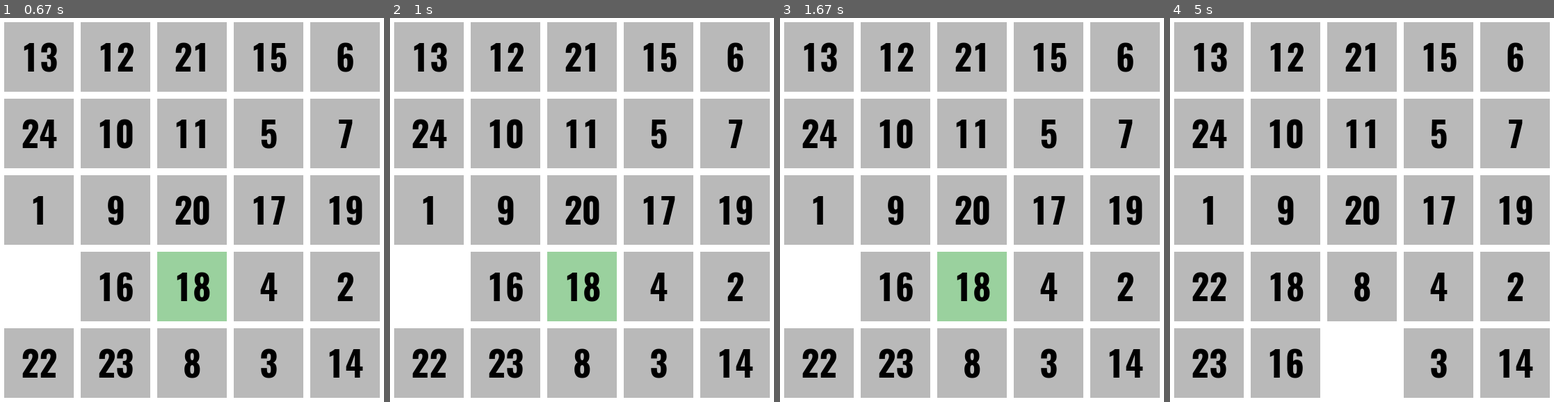
Above: before the commit, frames 1-4 (left to right).
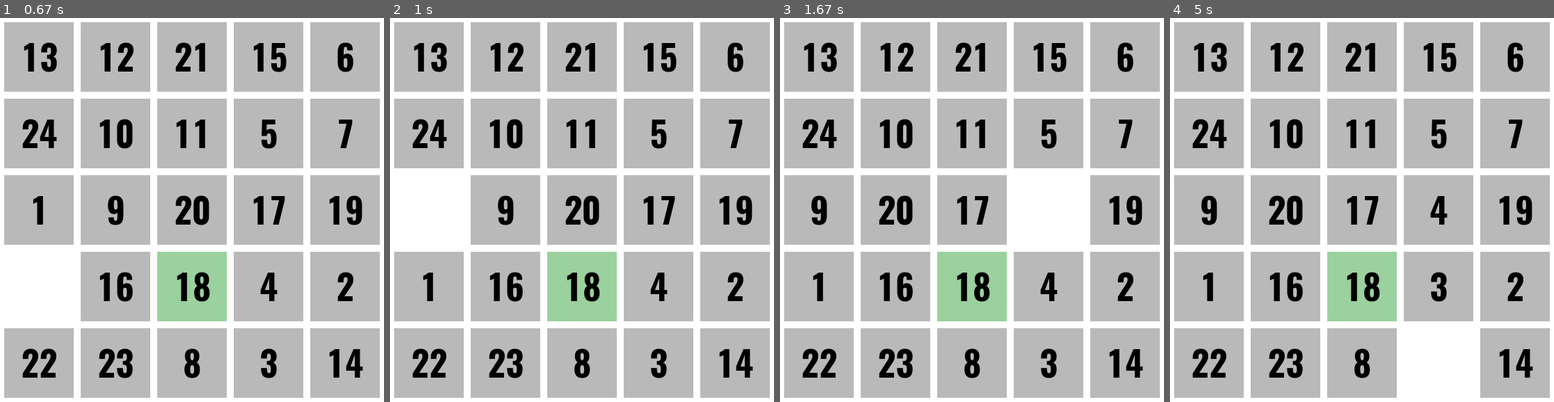
Above: after the commit, the same moments.

Repository: jiricodes/pygame_tests
Game: pygame game, started from n_puzzle/npuzzle.py
Two runs of this game, one before a commit and one after it. Both use one fixed random seed, a clock stepped at 60 frames per second and the inputs below.
Inputs:
- Up to frame 1 (0.67 s): hold 5 from 0.33 s (still down); hold Right from 0.33 s (still down)
- Up to frame 2 (1 s): release 5 at 0.8 s; release Right at 0.8 s; tap 1 at 0.83 s
- Up to frame 3 (1.67 s): tap 4 at 1.17 s; hold Right from 1.5 s (still down); tap 2 at 1.65 s
- Up to frame 4 (5 s): release Right at 1.97 s; hold Up 2-2.47 s; tap 3 at 2.15, 3.72, 4.88 s; hold Right 2.5-2.97 s; hold Left 3-3.53 s; tap 2 at 3.15, 4.48 s; hold Down 3.57-3.87 s; hold Left 3.9-4.3 s; tap 1 at 4.05 s; hold Up 4.33-4.7 s; hold Right from 4.73 s (still down)

Frame 1 is identical in both runs. In frame 2, 6.6% of the frame differs, in the area x 1-20%, y 40-79%; in frame 3, 7.5%; in frame 4, 12%, in the area x 5-79%, y 46-99%.

Commit message:
rework npuzzle with arcade

Diff:
--- a/n_puzzle/npuzzle.py
+++ b/n_puzzle/npuzzle.py
@@ -92,10 +92,65 @@
 			self.tiles[i][k] = self.tiles[i - 1][k]
 			self.tiles[i - 1][k] = 0
 
+	def assign_map(self, map):
+		self.tiles = map
+		print(self.tiles)
+
+	def move_zeronext(self, nb):
+		'''Moves the empty space next to given number in fastest possible manner'''
+		def move_x(d_x):
+			if d_x < 0: #needs to move right
+				while d_x != 0:
+					self.move_right()
+					d_x += 1
+			else: #needs to move left
+				while d_x != 0:
+					self.move_left()
+					d_x -= 1
+		z_y, z_x = self.find_number(0)
+		n_y, n_x = self.find_number(nb)
+		d_y = n_y - z_y
+		d_x = n_x - z_x
+		print(f"{d_y} and {d_x}")
+		if (abs(d_y), abs(d_x)) == (0, 1) or (abs(d_y), abs(d_x)) == (1, 0):
+			print('No moves needed')
+		elif d_y < 0: #needs to move down
+			while d_y != -1:
+				self.move_down()
+				d_y += 1
+			move_x(d_x)
+		elif d_y > 0: #needs to move up
+			while d_y != 1:
+				self.move_up()
+				d_y -= 1
+			move_x(d_x)
+		else:
+			if d_x > 0:
+				move_x(d_x - 1)
+			else:
+				move_x(d_x + 1)
+
 
 if __name__ == "__main__":
+	map = None
 	if len(sys.argv) == 2:
 		n = int(sys.argv[1])
+	elif len(sys.argv) == 3 and sys.argv[1] == "-f":
+		# Reading from a file, assumes the file is in correct format
+		try:
+			f = open(sys.argv[2], 'r')
+		except:
+			print('Error reading form the given file')
+			exit()
+		else:
+			nb_rows = f.readlines()
+			map = list()
+			for line in nb_rows:
+				new = list()
+				for n in line.rstrip().split():
+					new.append(int(n))
+				map.append(new)
+			n = len(map)
 	else:
 		n = 5
 	if n < 10:
@@ -109,6 +164,8 @@
 	pg.display.set_caption("N-Puzzle by jiricodes")
 	gameon = True
 	puzzle = PuzzleBoard(n, t_size)
+	if map:
+		puzzle.assign_map(map)
 	while gameon:
 		for event in pg.event.get():
 			if event.type == pg.QUIT:
@@ -116,12 +173,22 @@
 			if event.type == pg.KEYUP:
 				if event.key == pg.K_LEFT:
 					puzzle.move_left()
-				if event.key == pg.K_RIGHT:
+				elif event.key == pg.K_RIGHT:
 					puzzle.move_right()
-				if event.key == pg.K_UP:
+				elif event.key == pg.K_UP:
 					puzzle.move_up()
-				if event.key == pg.K_DOWN:
+				elif event.key == pg.K_DOWN:
 					puzzle.move_down()
+				elif event.key == pg.K_1:
+					puzzle.move_zeronext(1)
+				elif event.key == pg.K_2:
+					puzzle.move_zeronext(2)
+				elif event.key == pg.K_3:
+					puzzle.move_zeronext(3)
+				elif event.key == pg.K_4:
+					puzzle.move_zeronext(4)
+				elif event.key == pg.K_5:
+					puzzle.move_zeronext(5)
 		root.fill((0, 0, 0))
 		puzzle.plot(root)
 		pg.display.update()
--- /dev/null
+++ b/n_puzzle_arcade/npuzzle.py
@@ -0,0 +1,205 @@
+import arcade as ar
+import sys
+import os
+from random import shuffle
+from PIL import ImageFont
+from PIL import Image
+from PIL import ImageDraw
+
+class PuzzleBoard(ar.Window):
+	def __init__(self, n, t_size, win_width, win_height):
+		super().__init__(win_width, win_height, "N-Puzzle by jiricodes")
+		# file_path = os.path.dirname(os.path.abspath(__file__))
+		# os.chdir(file_path)
+		self.out_margin = 0
+		self.tile_size = t_size
+		self.tile_ratio = t_size / 200
+		self.border_size = int(self.tile_size / 10)
+		self.n = n
+		self.size = self.n * self.tile_size + (self.n + 1) * self. border_size
+		self.bg_draw_position = [self.out_margin, self.out_margin, self.size, self.size]
+		self.tiles = list()
+		for i in range(self.n):
+			row = [0] * self.n
+			self.tiles.append(row)
+		self.shuffle_tiles()
+		print(self.tiles)
+		self.bg_color = (255, 255, 255)
+		self.tile_color = (185, 185, 185)
+		if self.n ** 2 > 999:
+			self.tile_fontsize = int(self.tile_size / 2)
+		else:
+			self.tile_fontsize = int(self.tile_size / 5 * 4)
+		self.tile_font = 'resources/font1.ttf'
+		self.tile_text_color = (0, 0, 0)
+		self.tiles_sprites = None
+		self.tiles_list = list()
+		self.tiles_textures = None
+		ar.set_background_color(ar.color.BLACK)
+		self.tile_speed = 5
+		self.tile_moving = None
+
+	def shuffle_tiles(self):
+		pool = list(range(self.n * self.n))
+		shuffle(pool)
+		i = 0
+		while i < self.n:
+			k = 0
+			while k < self.n:
+				self.tiles[i][k] = pool.pop(0)
+				k += 1
+			i += 1
+
+	def setup(self):
+		self.tiles_sprites = ar.SpriteList()
+		self.tiles_textures = list()
+		i = 1
+		while i < self.n ** 2:
+			i_file = Image.open('resources/puzzle_tile.png')
+			img = ImageDraw.Draw(i_file)
+			font = ImageFont.truetype(self.tile_font, self.tile_fontsize)
+			text = f"{i}"
+			text_w, text_h = img.textsize(text, font)
+			img.text((int(100 - text_w / 2), int(100 - text_h / 5 * 3)), text, fill=self.tile_text_color, font=font)
+			texture = ar.Texture(text, i_file)
+			self.tiles_textures.append(texture)
+			i += 1
+		x = self.out_margin + self.border_size + int(200 * self.tile_ratio / 2)
+		y = self.size - self.border_size - int(200 * self.tile_ratio / 2)
+		i = 0
+		while i < self.n:
+			k = 0
+			row = list()
+			while k < self.n:
+				if self.tiles[i][k]:
+					new = ar.Sprite()
+					new.texture = self.tiles_textures[self.tiles[i][k] - 1]
+					new.scale = self.tile_ratio
+					new.center_y = y
+					new.center_x = x
+					self.tiles_sprites.append(new)
+					row.append(new)
+				else:
+					row.append(None)
+				x += int(200 * self.tile_ratio) + self.border_size
+				k += 1
+			self.tiles_list.append(row)
+			x = self.out_margin + self.border_size + int(200 * self.tile_ratio / 2)
+			y -= int(200 * self.tile_ratio) + self.border_size
+			i += 1
+		self.time_elapsed = 0
+		print(self.tiles_list)
+
+	def on_draw(self):
+		ar.start_render()
+		self.tiles_sprites.draw()
+
+	def on_update(self, delta_time):
+		if self.tile_moving:
+			print("Tile's moving!")
+			i = 0
+			while i < self.n:
+				k = 0
+				while k < self.n:
+					if self.tiles_list[i][k] and not (self.tile_moving['row'] == i and self.tile_moving['column'] == k):
+						delta_x = abs(self.tiles_list[i][k].center_x - self.tile_moving['sprite'].center_x)
+						delta_y = abs(self.tiles_list[i][k].center_y - self.tile_moving['sprite'].center_y)
+						spacer = 200 * self.tile_ratio + self.border_size
+						print(f"{delta_x} | {delta_y} | {spacer}")
+						if delta_x < spacer and delta_y < spacer:
+							self.tile_moving['sprite'].change_x = 0
+							self.tile_moving['sprite'].change_y = 0
+							self.tile_moving['sprite']
+							self.tile_moving = None
+							break
+					k += 1
+				if self.tile_moving == None:
+					break
+				i += 1
+		# else:
+		# 	print("Tile's not moving!")
+		self.tiles_sprites.update()
+
+	def on_key_release(self, symbol, modifiers):
+		if symbol == ar.key.RIGHT:
+			self.move_right()
+		if symbol == ar.key.LEFT:
+			self.move_left()
+		if symbol == ar.key.UP:
+			self.move_up()
+		if symbol == ar.key.DOWN:
+			self.move_down()
+
+	def find_number(self, nb):
+		i = 0
+		while i < self.n:
+			k = 0
+			while k < self.n:
+				if self.tiles[i][k] == nb:
+					return i, k
+				k += 1
+			i += 1
+		print(f"Puzzle error, couldn't find {nb}!")
+		exit()
+
+	def move_left(self):
+		i, k = self.find_number(0)
+		if k < self.n - 1 and not self.tile_moving:
+			self.tiles[i][k] = self.tiles[i][k + 1]
+			self.tiles[i][k + 1] = 0
+			self.tiles_list[i][k] = self.tiles_list[i][k + 1]
+			self.tiles_list[i][k + 1] = None
+			self.tiles_list[i][k].change_x = -1 * self.tile_speed
+			self.tile_moving = { 'row': i, 'column': k, 'sprite': self.tiles_list[i][k]}
+
+	def move_right(self):
+		i, k = self.find_number(0)
+		if k > 0 and not self.tile_moving:
+			self.tiles[i][k] = self.tiles[i][k - 1]
+			self.tiles[i][k - 1] = 0
+			self.tiles_list[i][k] = self.tiles_list[i][k - 1]
+			self.tiles_list[i][k - 1] = None
+			self.tiles_list[i][k].change_x = self.tile_speed
+			self.tile_moving = { 'row': i, 'column': k, 'sprite': self.tiles_list[i][k]}
+
+	def move_up(self):
+		i, k = self.find_number(0)
+		if i < self.n - 1 and not self.tile_moving:
+			self.tiles[i][k] = self.tiles[i + 1][k]
+			self.tiles[i + 1][k] = 0
+			self.tiles_list[i][k] = self.tiles_list[i + 1][k]
+			self.tiles_list[i + 1][k] = 0
+			self.tiles_list[i][k].change_y = self.tile_speed
+			self.tile_moving = { 'row': i, 'column': k, 'sprite': self.tiles_list[i][k]}
+
+	def move_down(self):
+		i, k = self.find_number(0)
+		if i > 0 and not self.tile_moving:
+			self.tiles[i][k] = self.tiles[i - 1][k]
+			self.tiles[i - 1][k] = 0
+			self.tiles_list[i][k] = self.tiles_list[i - 1][k]
+			self.tiles_list[i - 1][k] = 0
+			self.tiles_list[i][k].change_y = -1 * self.tile_speed
+			self.tile_moving = { 'row': i, 'column': k, 'sprite': self.tiles_list[i][k]}
+
+
+
+def run_game(n, t_size, win_width, win_height):
+	'''Main'''
+	window = PuzzleBoard(n, t_size, win_width, win_height)
+	window.setup()
+	ar.run()
+
+if __name__ == "__main__":
+
+	if len(sys.argv) == 2:
+		n = int(sys.argv[1])
+	else:
+		n = 5
+	if n < 10:
+		t_size = 100
+	else:
+		t_size = int(1000 / (n + int((n + 1) / 10)))
+	win_width = n * t_size + (n + 1) * int(t_size / 10)
+	win_height = n * t_size + (n + 1) * int(t_size / 10)
+	run_game(n, t_size, win_width, win_height)
Not shown, added: n_puzzle/resources/map5x5
Binary file added: n_puzzle_arcade/resources/font1.ttf
Binary file added: n_puzzle_arcade/resources/puzzle_tile.png
